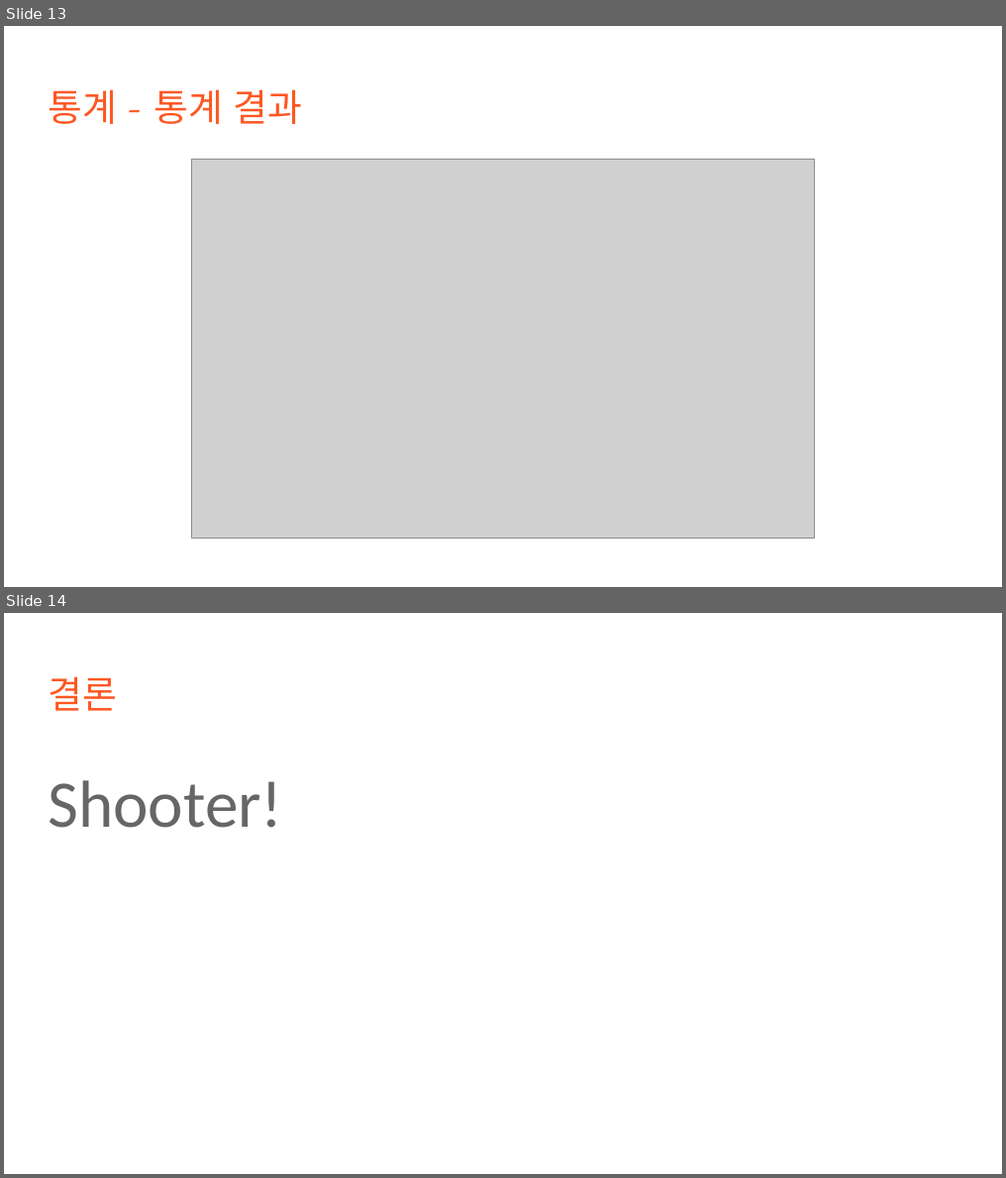
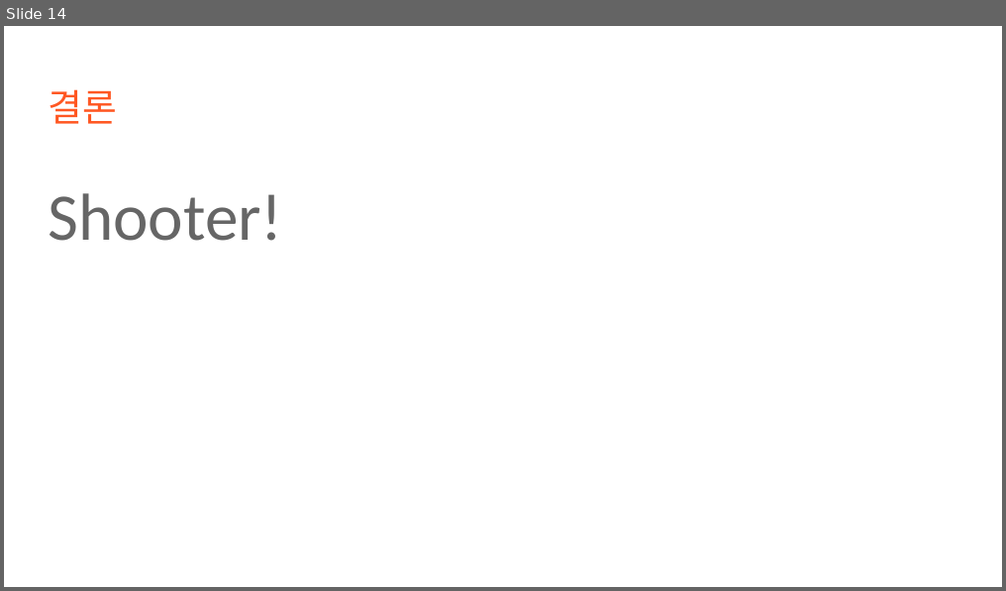
Before and after one commit to e080hsm/Section1_Project, a slide deck: AI_14_s1xx_발표자료.pptx. Shown one above the other, each under a label of ours: slides 13 and 14 before the commit, slide 14 after it. The pictures are 1006x1178 and 1006x591 pixels, drawn with LibreOffice and Linux fonts; fonts in the diff are those of the drawing; grey boxes stand for pictures. Boxes give left, top, right and bottom in pixels: in the first picture for what was removed or moved away, otherwise in the second. Text is boxed around its words. In the diff, an @@ line names an element or a change of style, - is before the commit and + after.

```diff
--- a/AI_14_s1xx_발표자료.pptx
+++ b/AI_14_s1xx_발표자료.pptx
@@ slide 13 removed at [4,26,1002,587], background #FFFFFF @@
@@ title removed at [48,89,303,124] @@
-통계 - 통계 결과
@@ picture removed at [192,159,816,538] @@
```
Also in this commit, not shown: 2 slides changed, 1 slide added.
